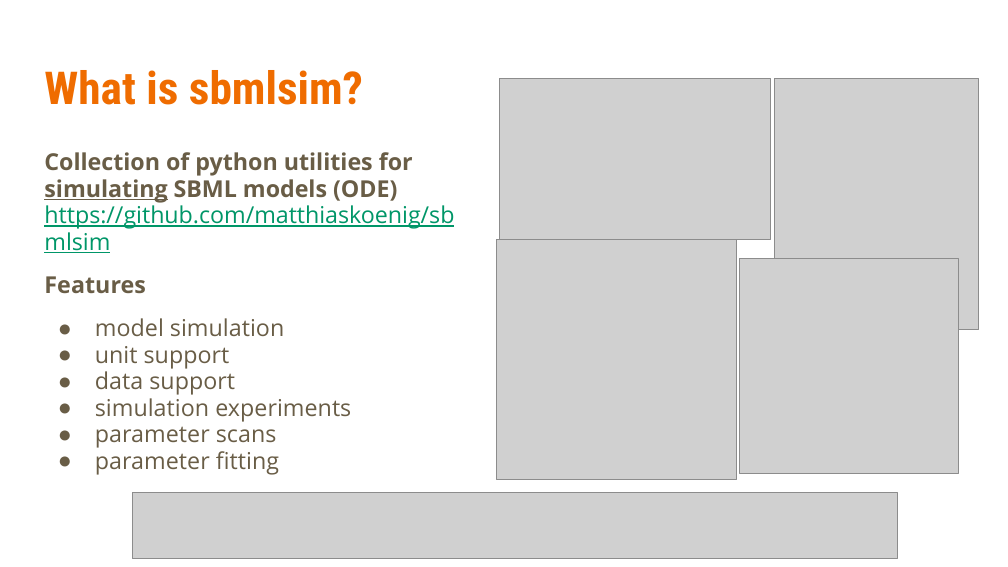
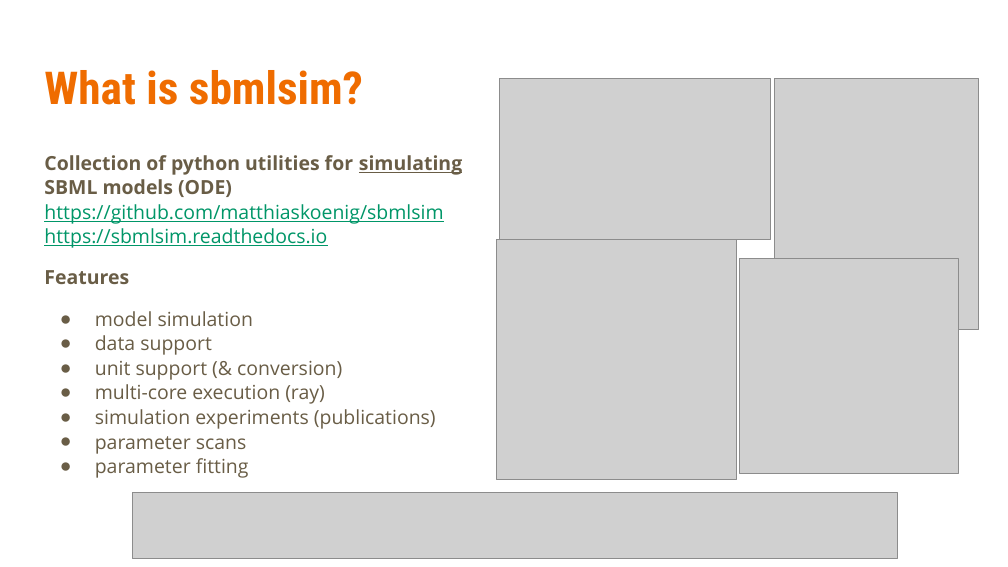
Before and after one commit to matthiaskoenig/sbmlutils, a slide deck: slide 4 of docs/presentations/harmony2021/sbmlutils & sbmlsim.pptx. Drawn at 1008x567 pixels with LibreOffice and Linux fonts; fonts in the diff are those of the drawing; grey boxes stand for pictures. Boxes give left, top, right and bottom in pixels: in the first picture for what was removed or moved away, otherwise in the second. Text is boxed around its words. In the diff, an @@ line names an element or a change of style, - is before the commit and + after.

```diff
--- a/docs/presentations/harmony2021/sbmlutils & sbmlsim.pptx
+++ b/docs/presentations/harmony2021/sbmlutils & sbmlsim.pptx
@@ text at [44,155,462,248]: text changed; size 16.5 to 13.8 pt; text colour #695D46 to #009668; bold off @@
-Collection of python utilities for simulating SBML models (ODE)
-https://github.com/matthiaskoenig/sbmlsim
+Collection of python utilities for simulating SBML models (ODE)
+https://github.com/matthiaskoenig/sbmlsim
+https://sbmlsim.readthedocs.io
@@ text at [44,270,253,478]: size 16.6 to 13.9 pt in "Features", "model simulation", "data support", "parameter scans" and 1 more places; line spacing 0.95 to 1.05; indent changed @@
@@ text at [95,346,230,369]: paragraph removed @@
-● unit support
@@ text at [95,361,436,429]: text changed; size 16.6 to 13.9 pt @@
-● simulation experiments
+● unit support (& conversion)
+● multi-core execution (ray)
+● simulation experiments (publications)
```
Also in this commit, not shown: 3 other slides changed, 5 other files.
